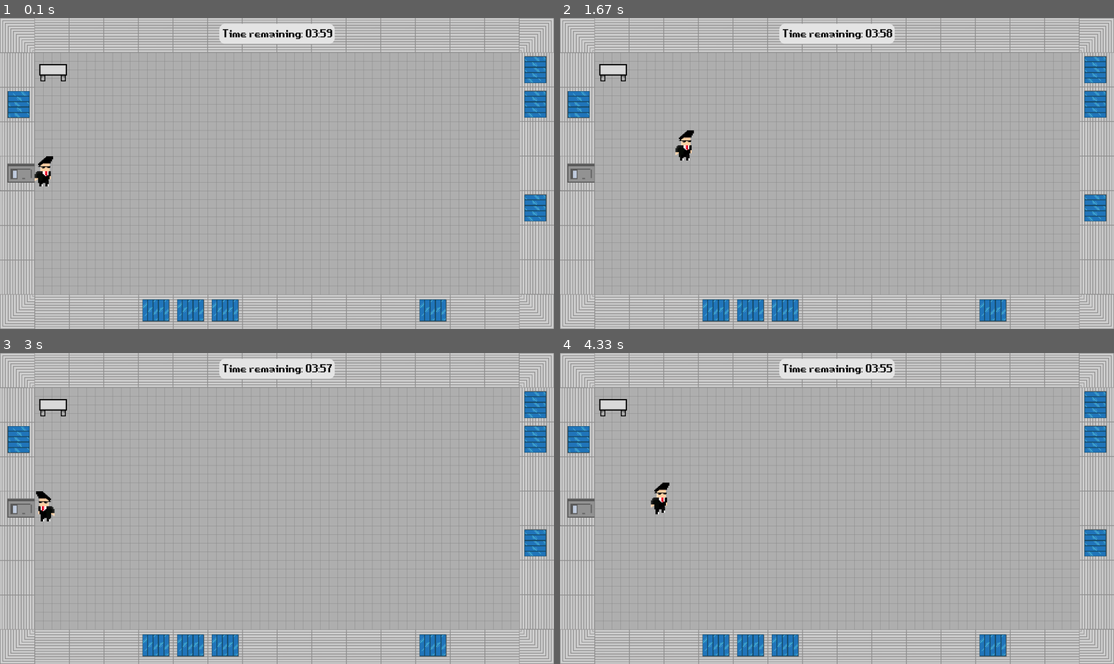
Above: before the commit, frames 1-4 (two rows, left to right).
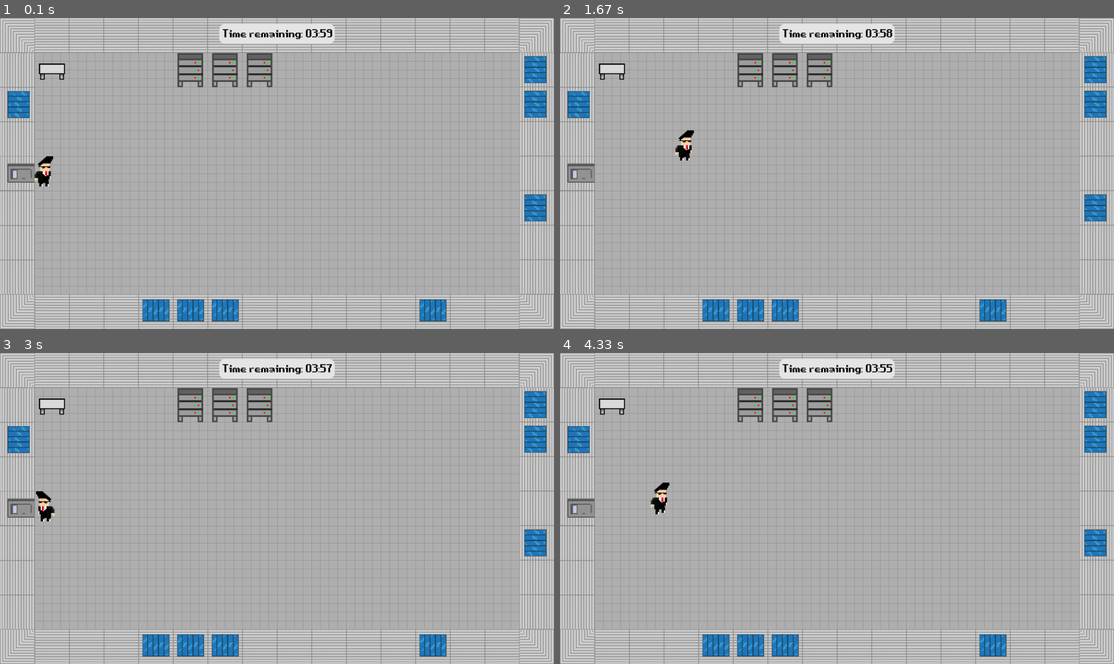
Above: after the commit, the same moments.

Repository: zThundy/pygame-jam
Game: pygame game, started from main.py
Same seed, same stepped clock (60 frames per second), same inputs: the game is played once before the commit and once after it.
Inputs (mouse positions are in pixels of both pictures, inside the frame that each line leads up to):
- Up to frame 1 (0.1 s): no input
- Up to frame 2 (1.67 s): hold Right 0.33-0.8 s; move the mouse to (814, 189) at 0.37 s; hold Up 0.83-1.13 s; hold Right 1.17-1.63 s
- Up to frame 3 (3 s): hold Left 1.67-2.2 s; hold Down 2.23-2.53 s; hold Left 2.57-2.97 s
- Up to frame 4 (4.33 s): hold Up 3-3.37 s; hold Right 3.4-4.03 s; hold Down from 4.07 s (still down)

The runs differ from the first frame. In frame 1, 1.0% of the frame differs, in the area x 7-50%, y 11-23%; in frame 2, 1.0%; in frame 3, 1.0%; in frame 4, 1.0%.

Commit message:
added rack and table

Diff:
--- a/level.py
+++ b/level.py
@@ -112,7 +112,7 @@
     def generateLevelObjects(self, x, y, sprite, collision):
         if self.grid[(x, y)]:
             temp_element = {}
-            temp_element["sprite"] = sprite
+            temp_element["sprite"] = pygame.transform.scale(sprite, (self.blockSize, self.blockSize))
             temp_element["collision"] = collision
             temp_element["coords"] = (x, y)
             self.grid[(x, y)][str(len(self.grid[(x, y)]))] = temp_element
--- a/main.py
+++ b/main.py
@@ -290,6 +290,9 @@
 
     # here we add the single objects on the screen
     level.generateLevelObjects(120, 120, pygame.image.load("./sprites/rooms/room_elements/tavolo.png"), True)
+    level.generateLevelObjects(600, 120, pygame.image.load("./sprites/rooms/room_elements/server_rack.png"), True)
+    level.generateLevelObjects(720, 120, pygame.image.load("./sprites/rooms/room_elements/server_rack.png"), True)
+    level.generateLevelObjects(840, 120, pygame.image.load("./sprites/rooms/room_elements/server_rack.png"), True)
 
     while True:
         # fill every time the screen with black color to reset
Binary file added: sprites/rooms/room_elements/Server_rack.png
